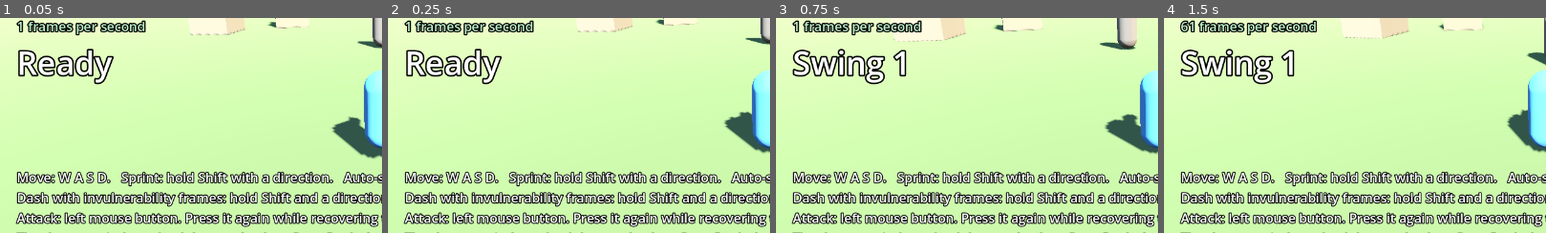
Above: before the commit, frames 1-4 (left to right).
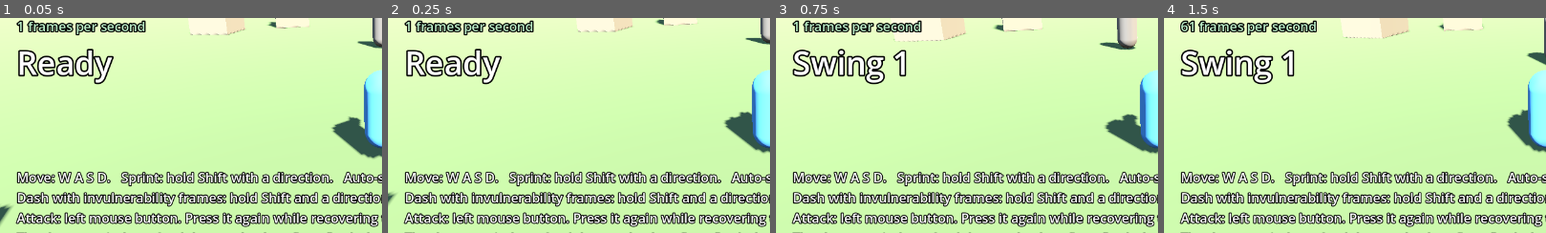
Above: after the commit, the same moments.

Repository: Trollz1004/dream-online
Game: Godot game, scene res://Main.tscn
Two runs of this game, one before a commit and one after it. Both use one fixed random seed, a clock stepped at 60 frames per second and the inputs below.
Inputs (mouse positions are % of the whole screen's width and height, from its top left):
- Up to frame 1 (0.05 s): no input
- Up to frame 2 (0.25 s): no input
- Up to frame 3 (0.75 s): tap Enter at 0.5 s; move the mouse to (55, 50) at 0.52 s; hold W from 0.53 s (still down); tap Q at 0.6 s; click (55, 50) at 0.67 s
- Up to frame 4 (1.5 s): keep holding W; move the mouse to (45, 50) at 1.27 s; tap E at 1.35 s; click (45, 50) at 1.42 s
The pictures show only the part of the screen within x 0-50%, y 43-93%; the shares and areas given below are measured in that part.

The runs differ from the first frame. In frame 1, 0.2% of the frame differs, in the area x 0-4%, y 86-97%; in frame 2, less than 0.1%; in frame 3, nothing differs; in frame 4, nothing differs.

Commit message:
game(godot): a friendly NPC to talk to, and a prompt that says so
There was no one in the slice to interact with, only the training dummy,
which is an enemy. Mireth stands off to the side of the fight lane; a
plain E, with no direction and no Shift, talks to her when close enough,
and the HUD now prompts "Press E to talk to <name>" the same way it
already prompts a loose mouse to click.

Range is plain geometry (position, not global_position, so the check
runs on an instance outside the scene tree, in a headless test).

103 of 103 headless checks pass (was 94; 9 new).

Co-Authored-By: Claude Sonnet 5 <noreply@anthropic.com>

Diff:
--- a/game/godot/DreamSlice/scripts/hud.gd
+++ b/game/godot/DreamSlice/scripts/hud.gd
@@ -11,6 +11,7 @@
 
 var _box: VBoxContainer
 var _hint: Label
+var _interact: Label
 var _health: Label
 var _stamina: Label
 var _dash: Label
@@ -37,6 +38,13 @@
 	_hint = _line(_box, BIG, Color(1.0, 1.0, 0.55))
 	_hint.text = "Click to look around."
 	_hint.visible = false
+
+	# Until 2026-09-22 the only other body in the slice was the training dummy,
+	# an enemy. This line says who is close enough to talk to and which key
+	# does it, the same shape as the click hint above: hidden rather than
+	# blanked, so it never changes the height of the column.
+	_interact = _line(_box, BIG, Color(0.75, 1.0, 0.80))
+	_interact.visible = false
 
 	_health = _line(_box, BIG, Color(1.0, 0.85, 0.85))
 	_stamina = _line(_box, BIG, Color(0.85, 0.95, 1.0))
@@ -82,6 +90,10 @@
 	return _hint
 
 
+func interact_label() -> Label:
+	return _interact
+
+
 func _line(box: VBoxContainer, size: int, colour: Color) -> Label:
 	var label := Label.new()
 	label.add_theme_font_size_override("font_size", size)
@@ -96,6 +108,11 @@
 	# Only the visibility is touched, never the text or a theme override, so this
 	# costs nothing on the frames where the answer has not changed.
 	_hint.visible = not bool(s.get("mouse_captured", true))
+
+	var nearby_npc_name: String = s.get("nearby_npc_name", "")
+	_interact.visible = nearby_npc_name != ""
+	if _interact.visible:
+		_interact.text = "Press E to talk to %s." % nearby_npc_name
 
 	_paint(_health, "Health  %d / %d" % [int(s["health"]), int(s["health_max"])], Color(1.0, 0.85, 0.85))
 	_paint(_stamina, "Stamina  %d / %d%s" % [
--- /dev/null
+++ b/game/godot/DreamSlice/scripts/npc.gd
@@ -0,0 +1,46 @@
+extends Node3D
+
+# A stationary, friendly NPC the player can walk up to and talk to. Added
+# 2026-09-22: until now the only other body in the slice was the training
+# dummy, an enemy, so there was no one in the world to interact with.
+#
+# Range is plain geometry, the same pattern as the dummy's beam, so the same
+# check can run headless and, later, on a server.
+
+const INTERACT_RADIUS := 3.0
+
+var npc_name := ""
+var dialogue_line := ""
+
+
+func _ready() -> void:
+	var mesh := MeshInstance3D.new()
+	var body := CapsuleMesh.new()
+	body.radius = 0.4
+	body.height = 1.8
+	mesh.mesh = body
+	mesh.position = Vector3(0.0, 0.9, 0.0)
+	var material := StandardMaterial3D.new()
+	material.albedo_color = Color(0.55, 0.75, 0.45)
+	mesh.material_override = material
+	add_child(mesh)
+
+	var post := StaticBody3D.new()
+	var shape := CollisionShape3D.new()
+	var capsule := CapsuleShape3D.new()
+	capsule.radius = 0.4
+	capsule.height = 1.8
+	shape.shape = capsule
+	shape.position = Vector3(0.0, 0.9, 0.0)
+	post.add_child(shape)
+	add_child(post)
+
+
+# `position` rather than `global_position`: the check must run on an instance
+# that is not yet in the scene tree, in a headless test, and global_position
+# raises there. The NPC and the player are both placed as direct children of
+# the world with no transform of its own, so the two positions agree.
+func is_within_range(from_position: Vector3) -> bool:
+	var to := position - from_position
+	to.y = 0.0
+	return to.length() <= INTERACT_RADIUS
--- a/game/godot/DreamSlice/scripts/player.gd
+++ b/game/godot/DreamSlice/scripts/player.gd
@@ -28,6 +28,7 @@
 var dash := DashState.new()
 var attack := AttackState.new()
 var target: Node3D = null          # what a swing can reach
+var npc: Node3D = null             # who a plain E can talk to, in range
 var events = EventLog.new()
 var event_path := "user://world-events.jsonl"
 var events_written := 0
@@ -208,6 +209,8 @@
 			_say("Swing %d" % attack.step())
 		else:
 			_say("Swing not ready")
+	elif skill == "E" and npc != null and npc.is_within_range(position):
+		_say("%s: %s" % [npc.npc_name, npc.dialogue_line])
 	else:
 		_say("Skill %s" % skill)
 
@@ -270,6 +273,7 @@
 			"event": _last_event, "event_age": _event_age,
 			"auto_sprint": _auto_sprint, "events_written": events_written,
 			"mouse_captured": Input.mouse_mode == Input.MOUSE_MODE_CAPTURED,
+			"nearby_npc_name": npc.npc_name if npc != null and npc.is_within_range(position) else "",
 		})
 
 
--- a/game/godot/DreamSlice/scripts/world.gd
+++ b/game/godot/DreamSlice/scripts/world.gd
@@ -8,6 +8,7 @@
 
 const PlayerScript := preload("res://scripts/player.gd")
 const DummyScript := preload("res://scripts/dummy.gd")
+const NpcScript := preload("res://scripts/npc.gd")
 const HudScript := preload("res://scripts/hud.gd")
 
 const GROUND_SIZE := 120.0
@@ -45,6 +46,17 @@
 	dummy.player = player
 	add_child(dummy)
 	player.target = dummy
+
+	# Until 2026-09-22 the training dummy, an enemy, was the only other body in
+	# the slice. Off to the side of the fight lane so a beam or a dash never
+	# reaches her.
+	var npc := NpcScript.new()
+	npc.npc_name = "Mireth"
+	npc.dialogue_line = "Mind the dummy, stranger. It hits harder than a training post should."
+	npc.position = Vector3(-6.0, 0.0, 9.0)
+	add_child(npc)
+	player.npc = npc
+
 	if _capture_path != "":
 		_capture_after(_capture_at)
 
--- a/game/godot/DreamSlice/tests/run_tests.gd
+++ b/game/godot/DreamSlice/tests/run_tests.gd
@@ -9,7 +9,7 @@
 # still report success. That happened on 2026-09-20. The floor below turns a
 # skipped suite into a failure. Raise it when checks are added; never lower it
 # to make a run pass.
-const MINIMUM_CHECKS := 94
+const MINIMUM_CHECKS := 103
 
 var passed := 0
 var failed := 0
@@ -31,8 +31,10 @@
 	_test_camera_relative()
 	_test_body_does_not_spin_the_camera()
 	_test_capture_mode_is_read_at_ready()
+	_test_e_talks_to_a_nearby_npc()
 	load("res://tests/test_attack_and_events.gd").new().run(self)
 	load("res://tests/test_hud.gd").new().run(self)
+	load("res://tests/test_npc.gd").new().run(self)
 	var ran := passed + failed
 	if ran < MINIMUM_CHECKS:
 		failed += 1
@@ -173,6 +175,31 @@
 		and mode_set < added and yaw_set < added)
 
 
+# There was no one in the slice to talk to, only the training dummy, which is
+# an enemy. E is the grammar's contextual action key with no direction and no
+# Shift; when a friendly NPC is close enough, it answers instead of falling
+# through to the unnamed-skill stub.
+func _test_e_talks_to_a_nearby_npc() -> void:
+	print("talking to a nearby npc")
+	var player = load("res://scripts/player.gd").new()
+	player._ready()
+	var npc = load("res://scripts/npc.gd").new()
+	npc.npc_name = "Old Wren"
+	npc.dialogue_line = "The fields remember more than the fighters do."
+	player.npc = npc
+
+	player._try_skill("E")
+	check("E talks to a npc standing close enough",
+		player._last_event == "Old Wren: The fields remember more than the fighters do.")
+
+	npc.position = Vector3(50.0, 0.0, 0.0)
+	player._try_skill("E")
+	check("a distant npc does not answer", player._last_event == "Skill E")
+
+	player.free()
+	npc.free()
+
+
 # The bug Joshua caught on 2026-09-20: the camera arm hung off the character
 # body, and the body turned to face movement, so the view swung around on its
 # own and camera-relative movement drifted. The body must never rotate.
--- a/game/godot/DreamSlice/tests/test_hud.gd
+++ b/game/godot/DreamSlice/tests/test_hud.gd
@@ -18,6 +18,7 @@
 	_test_the_readout_reports_frames_per_second()
 	_test_the_event_line_clears_when_it_is_old()
 	_test_the_screen_says_to_click_when_the_mouse_is_loose()
+	_test_the_screen_prompts_to_talk_when_a_npc_is_near()
 
 
 func check(label: String, condition: bool) -> void:
@@ -31,7 +32,7 @@
 	return hud
 
 
-func _state(event: String, event_age: float, mouse_captured := true) -> Dictionary:
+func _state(event: String, event_age: float, mouse_captured := true, nearby_npc_name := "") -> Dictionary:
 	var DashState := load("res://scripts/dash_state.gd")
 	var AttackState := load("res://scripts/attack_state.gd")
 	return {
@@ -44,6 +45,7 @@
 		"events_written": 0,
 		"event": event, "event_age": event_age,
 		"mouse_captured": mouse_captured,
+		"nearby_npc_name": nearby_npc_name,
 	}
 
 
@@ -112,6 +114,28 @@
 	hud.free()
 
 
+# There was nobody in the slice to talk to before 2026-09-22, only the
+# training dummy, which is an enemy. The prompt is driven by whether a
+# friendly NPC is actually in range, the same shape as the click hint above.
+func _test_the_screen_prompts_to_talk_when_a_npc_is_near() -> void:
+	print("the talk prompt")
+	var hud = _hud()
+
+	check("the talk prompt is in the column, so it cannot cover another line",
+		hud.interact_label().get_parent() == hud.column())
+
+	hud.show_state(_state("", 9.0, true, ""))
+	check("the prompt stays off screen with no npc near",
+		not hud.interact_label().visible)
+
+	hud.show_state(_state("", 9.0, true, "Old Wren"))
+	check("the prompt appears when a named npc is near", hud.interact_label().visible)
+	check("the prompt names the npc and the key",
+		hud.interact_label().text.contains("Old Wren") and hud.interact_label().text.contains("E"))
+
+	hud.free()
+
+
 func _test_the_event_line_clears_when_it_is_old() -> void:
 	var hud = _hud()
 	hud.show_state(_state("HIT for 18", 0.1))
--- /dev/null
+++ b/game/godot/DreamSlice/tests/test_npc.gd
@@ -0,0 +1,32 @@
+extends RefCounted
+
+# Checks for the stationary NPC the player can talk to. Added 2026-09-22:
+# until now the only other body in the slice was the training dummy, which
+# is an enemy, not someone to interact with. Range is plain geometry, like
+# the dummy's beam, so the same check can run headless and later on a
+# server.
+
+var runner
+
+
+func run(r) -> void:
+	runner = r
+	_test_range_check()
+
+
+func check(label: String, condition: bool) -> void:
+	runner.check(label, condition)
+
+
+func _test_range_check() -> void:
+	print("npc interact range")
+	var NpcScript := load("res://scripts/npc.gd")
+	var npc = NpcScript.new()
+	npc.npc_name = "Old Wren"
+	npc.dialogue_line = "The fields remember more than the fighters do."
+
+	check("standing close enough is in range", npc.is_within_range(Vector3(1.0, 0.0, 1.0)))
+	check("standing far away is out of range", not npc.is_within_range(Vector3(20.0, 0.0, 0.0)))
+	check("a height difference does not change the range",
+		npc.is_within_range(Vector3(1.0, 50.0, 1.0)))
+	npc.free()
